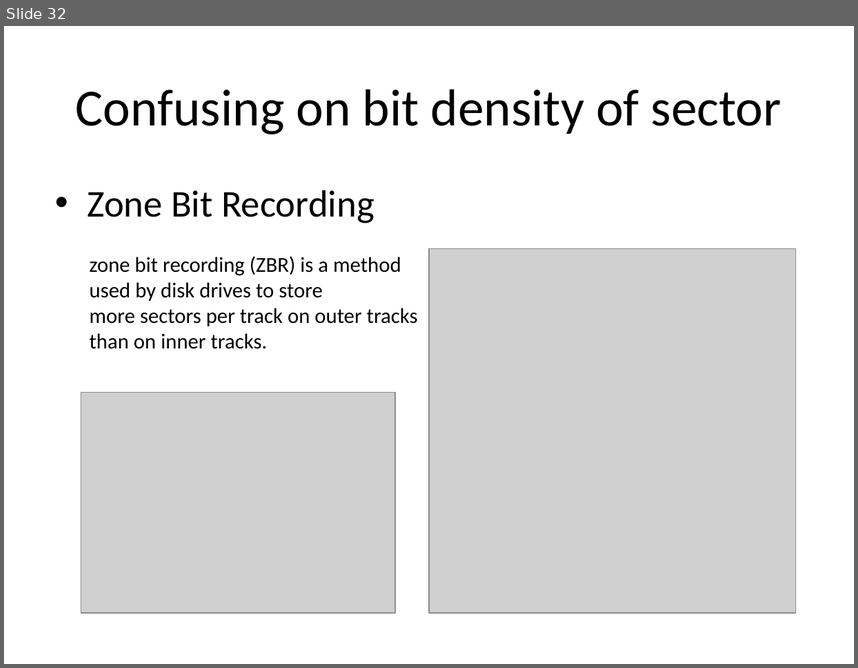
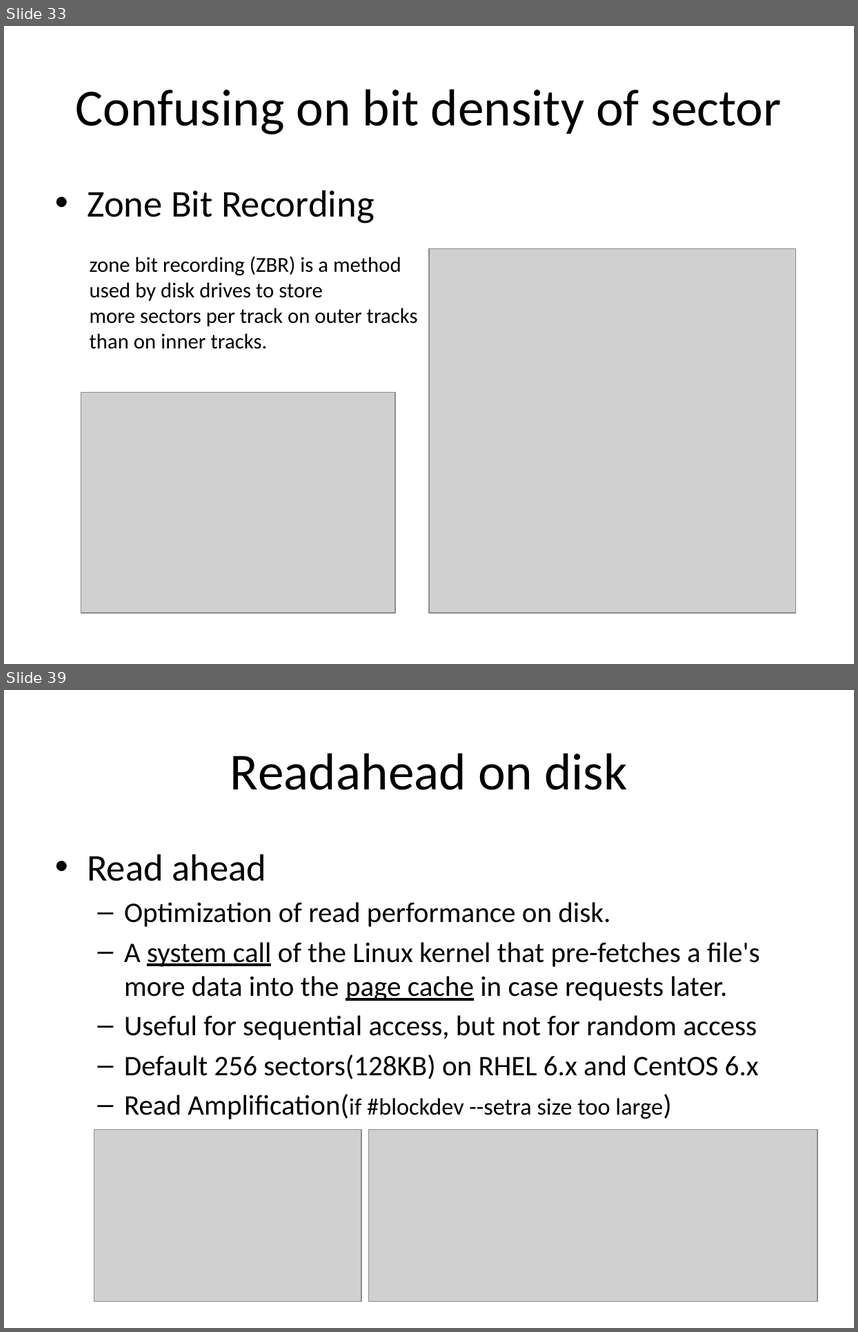
Before and after one commit to guhanjie/Knowledge-sharing, a slide deck: 数据存取模型.pptx. Shown one above the other, each under a label of ours: slide 32 before the commit, slides 33 and 39 after it; the slides between them are not shown. The pictures are 858x668 and 858x1332 pixels, drawn with LibreOffice and Linux fonts; fonts in the diff are those of the drawing; grey boxes stand for pictures. Boxes give left, top, right and bottom in pixels: in the first picture for what was removed or moved away, otherwise in the second. Text is boxed around its words. In the diff, an @@ line names an element or a change of style, - is before the commit and + after.

Commit message:
update for data model on memory & disk

```diff
--- a/数据存取模型.pptx
+++ b/数据存取模型.pptx
@@ slide 39 added at (4, 690, 854, 1328), background #FFFFFF @@
@@ title added at (230, 753, 627, 790), 44 pt, text #000000 @@
+Readahead on disk
@@ text added at (87, 854, 760, 1119), 24 pt, text #000000 @@
+• Read ahead
+  – Optimization of read performance on disk.
+  – A system call of the Linux kernel that pre-fetches a file's more data into the page cache in case requests later.
+  – Useful for sequential access, but not for random access
+  – Default 256 sectors(128KB) on RHEL 6.x and CentOS 6.x
+  – Read Amplification(if #blockdev --setra size too large)
@@ picture added at (94, 1130, 361, 1301) @@
@@ picture added at (369, 1130, 818, 1301) @@
@@ what was slide 32 is now slide 33 @@
```
Also in this commit, not shown: 8 slides changed, 4 other slides added.
